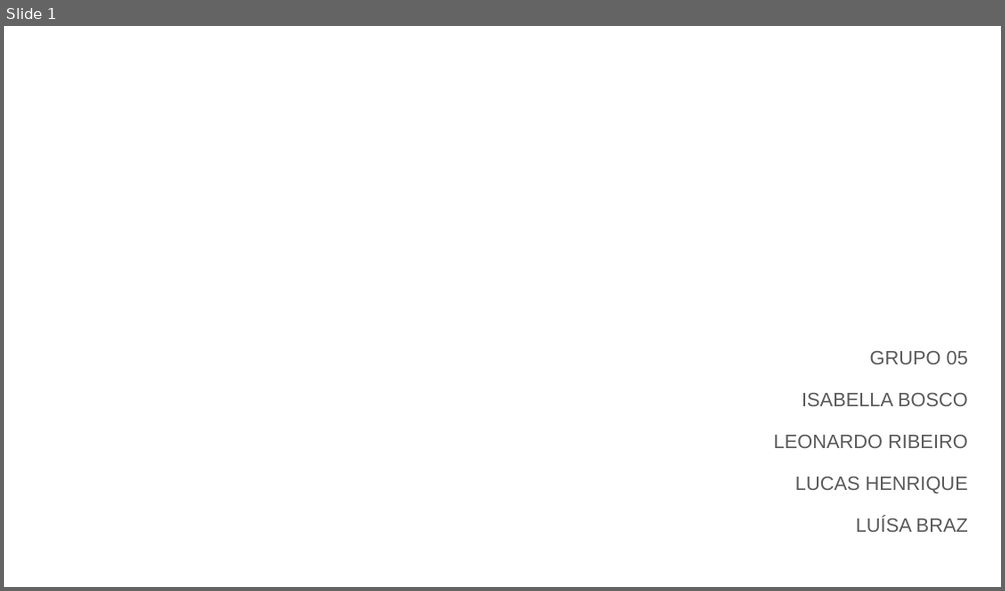
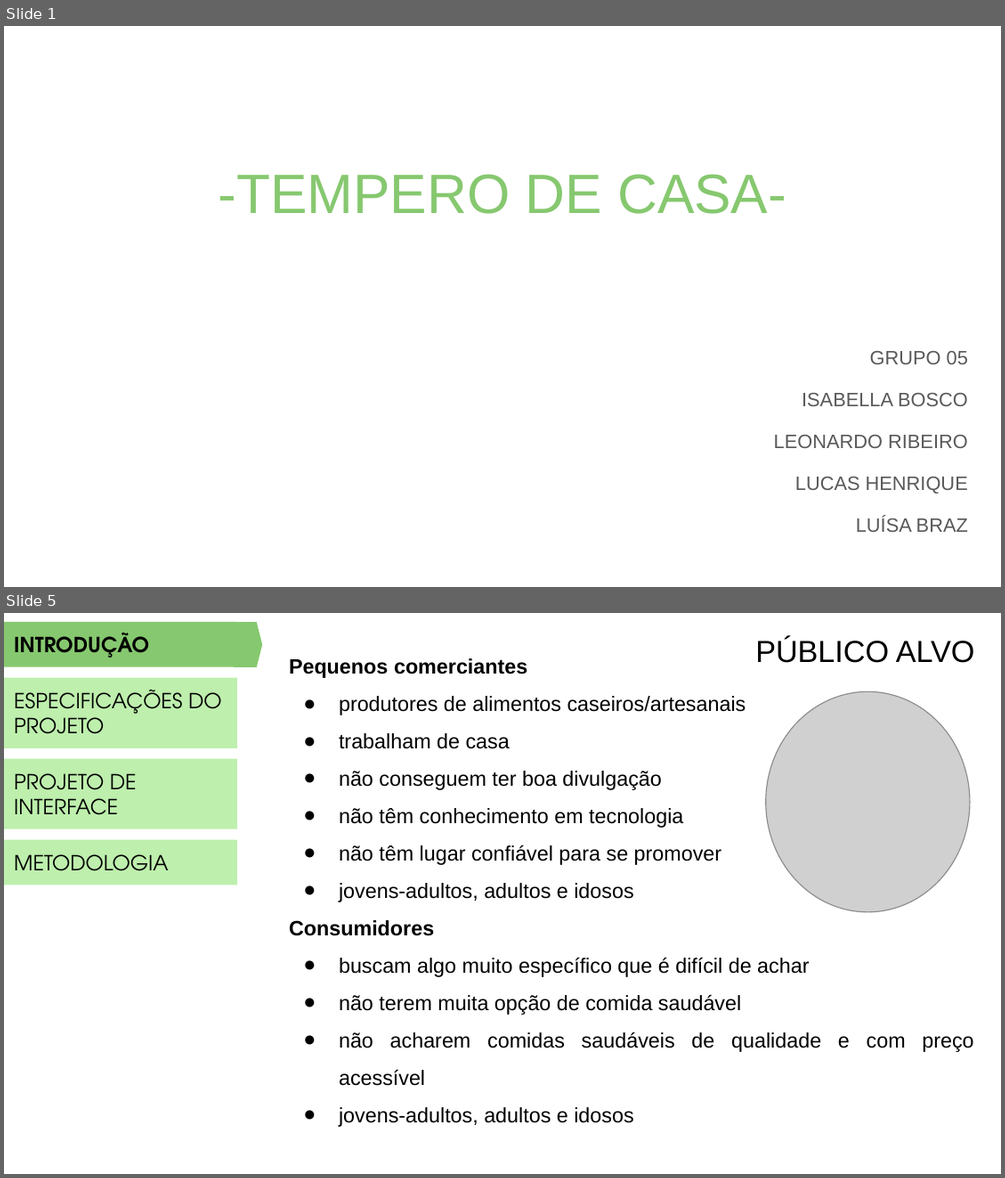
Before and after one commit to PSG-TIAPN-2022-1/psg-tiapn-2023-1-minha-avo-que-fez, a slide deck: docs/apresentacao/LANCHES DA VOVÓ.pptx. Shown one above the other, each under a label of ours: slide 1 before the commit, slides 1 and 5 after it; the slides between them are not shown. The pictures are 1005x591 and 1005x1178 pixels, drawn with LibreOffice and Linux fonts; fonts in the diff are those of the drawing; grey boxes stand for pictures. Boxes give left, top, right and bottom in pixels: in the first picture for what was removed or moved away, otherwise in the second. Text is boxed around its words. In the diff, an @@ line names an element or a change of style, - is before the commit and + after.

```diff
--- a/docs/apresentacao/LANCHES DA VOVÓ.pptx
+++ b/docs/apresentacao/LANCHES DA VOVÓ.pptx
@@ slide 5 added at [4, 613, 1001, 1174], background #FFFFFF @@
@@ rectangle added at [4, 622, 237, 666], fill #86C86F, 15 pt, text #000000, bold @@
+INTRODUÇÃO
@@ flow chart offpage connector added at [234, 622, 262, 666], fill #86C86F @@
@@ text added at [755, 638, 975, 663], 22 pt, text #000000 @@
+PÚBLICO ALVO
@@ text added at [289, 658, 973, 1127], 15 pt, text #000000 @@
+Pequenos comerciantes
+● produtores de alimentos caseiros/artesanais
+● trabalham de casa
+● não conseguem ter boa divulgação
+● não têm conhecimento em tecnologia
+● não têm lugar confiável para se promover
+● jovens-adultos, adultos e idosos
+Consumidores
+● buscam algo muito específico que é difícil de achar
+● não terem muita opção de comida saudável
+● não acharem comidas saudáveis de qualidade e com preço acessível
+● jovens-adultos, adultos e idosos
@@ rectangle added at [4, 678, 237, 748], fill #BEEFAD, 15 pt, text #000000 @@
+ESPECIFICAÇÕES DO PROJETO
@@ picture added at [766, 691, 970, 912] @@
@@ rectangle added at [4, 759, 237, 829], fill #BEEFAD, 15 pt, text #000000 @@
+PROJETO DE INTERFACE
@@ rectangle added at [4, 839, 237, 884], fill #BEEFAD, 15 pt, text #000000 @@
+METODOLOGIA
@@ slide 1 changed as well @@
@@ text added at [218, 174, 786, 214], 40 pt, text #86C86F @@
+-TEMPERO DE CASA-
```
Also in this commit, not shown: 7 other slides changed, 10 other slides added, 8 slides removed.
